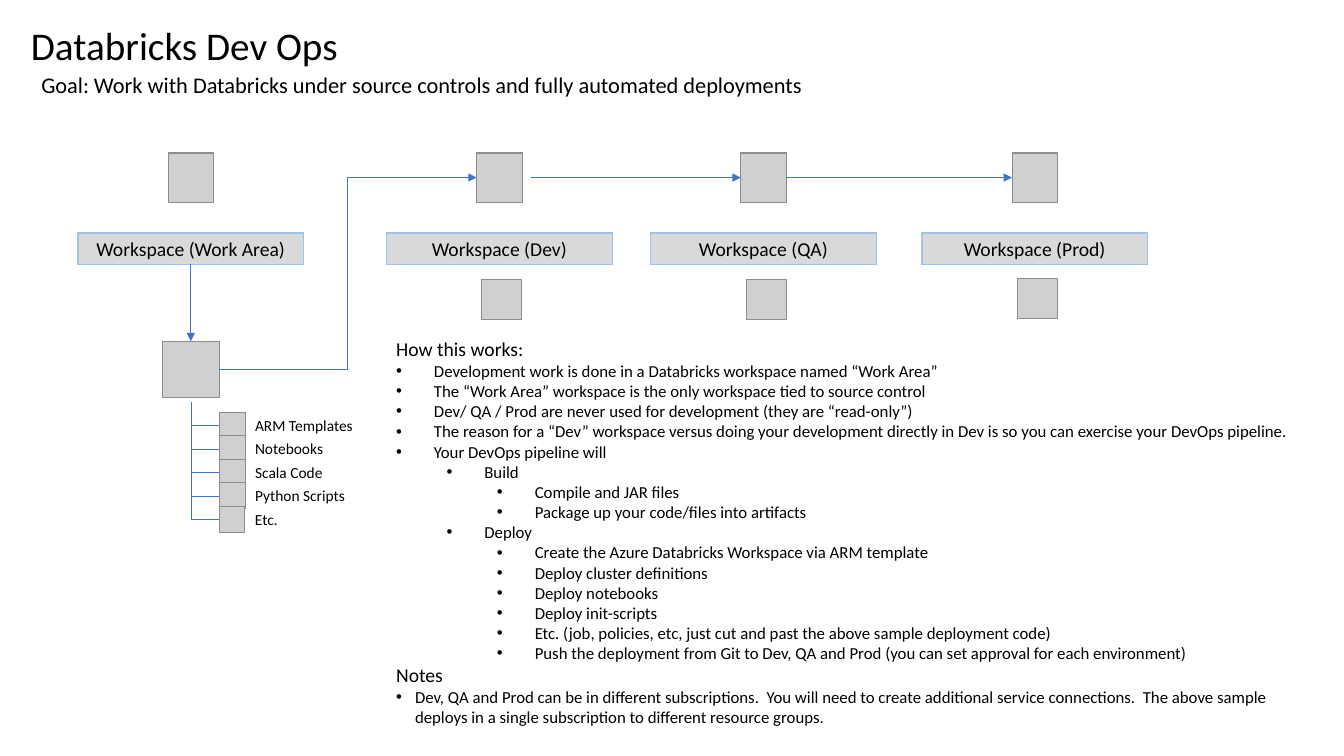
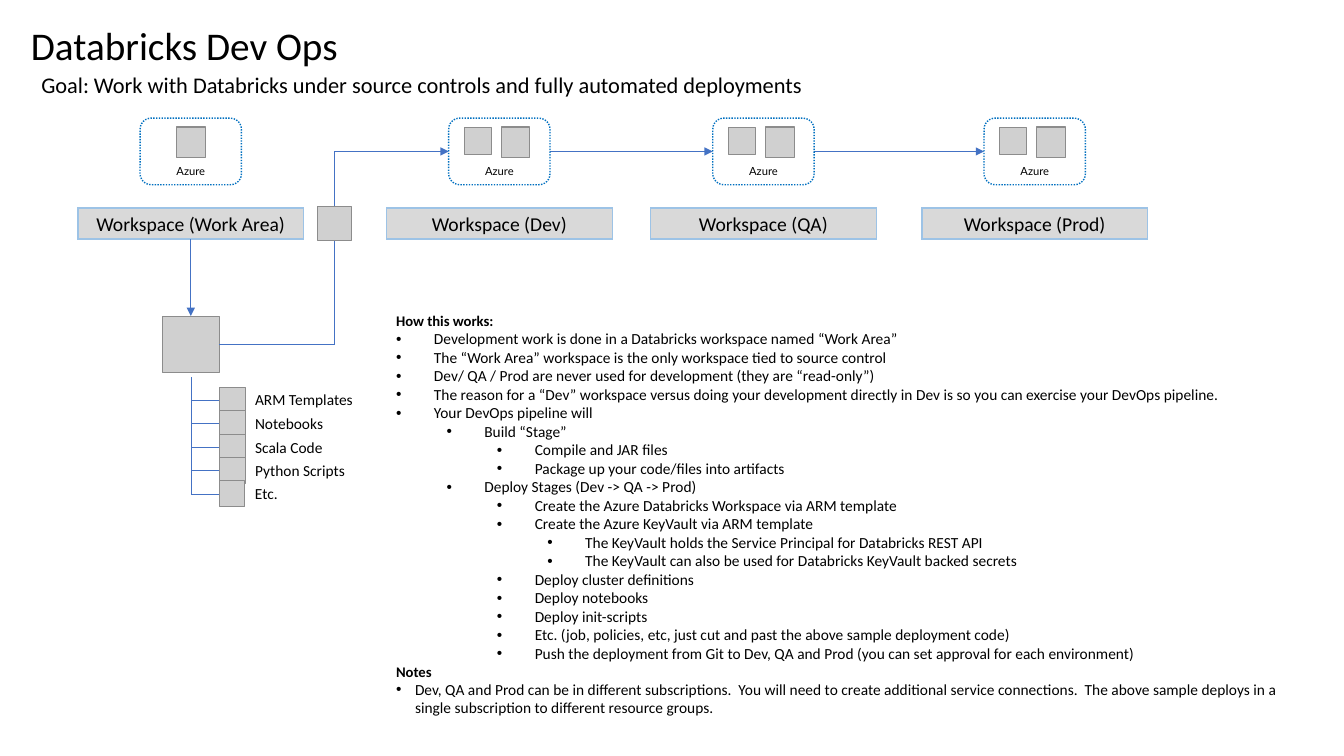
Before and after one commit to AdamPaternostro/Azure-Databricks-Dev-Ops, a slide deck: slide 1 of Databricks Dev Ops.pptx. Drawn at 1344x756 pixels with LibreOffice and Linux fonts; fonts in the diff are those of the drawing; grey boxes stand for pictures. Boxes give left, top, right and bottom in pixels: in the first picture for what was removed or moved away, otherwise in the second. Text is boxed around its words. In the diff, an @@ line names an element or a change of style, - is before the commit and + after.

Commit message:
Updates to pipeline for Mode

```diff
--- a/Databricks Dev Ops.pptx
+++ b/Databricks Dev Ops.pptx
@@ rounded rectangle added at [140,118,242,185], outline #0070C0 1 pt dashed @@
@@ rounded rectangle added at [449,118,551,185], outline #0070C0 1 pt dashed @@
@@ rounded rectangle added at [713,118,815,185], outline #0070C0 1 pt dashed @@
@@ rounded rectangle added at [984,118,1086,185], outline #0070C0 1 pt dashed @@
@@ picture: place and size @@
-picture at [168,153,214,203]
+picture at [176,127,205,158]
@@ picture: place and size @@
-picture at [482,280,522,321]
+picture at [465,128,492,155]
@@ picture: place and size @@
-picture at [477,153,522,203]
+picture at [501,127,529,158]
@@ picture: place and size @@
-picture at [746,280,786,321]
+picture at [729,128,756,155]
@@ picture: place and size @@
-picture at [741,153,786,203]
+picture at [766,127,795,158]
@@ picture: place and size @@
-picture at [1018,278,1059,319]
+picture at [1000,128,1027,155]
@@ picture: place and size @@
-picture at [1012,153,1058,203]
+picture at [1037,127,1066,158]
@@ text added at [176,167,205,175], 8 pt, text #000000 @@
+Azure
@@ elbow arrow moved from (219, 370) - (477, 177) to (219, 345) - (449, 151) @@
@@ text added at [485,167,514,175], 8 pt, text #000000 @@
+Azure
@@ arrow moved from (531, 177) - (741, 177) to (551, 151) - (713, 151) @@
@@ text added at [749,167,778,175], 8 pt, text #000000 @@
+Azure
@@ arrow moved from (786, 177) - (1012, 177) to (815, 151) - (984, 151) @@
@@ text added at [1020,167,1049,175], 8 pt, text #000000 @@
+Azure
@@ picture added at [318,207,351,240] @@
@@ text "How this works:": place and size @@
-text "How this works:" at [396,342,1286,726]
+text "How this works:" at [396,315,1276,716]
@@ text at [396,315,1276,716]: size 14 to 10.5 pt, bold on in "How this works:", "Notes"; size 12 to 11 pt in "Development work is done in a Databricks ...", "The “Work Area” workspace is the only ...", "Dev/ QA / Prod are never used ...", "The reason for a “Dev” workspace versus ..." and 10 more places @@
@@ 6 pictures, 5 texts, 5 elbow lines, 4 rectangles, 1 arrow: place and size @@
-6 pictures, 5 texts, 5 elbow lines, 4 rectangles, 1 arrow at [78,233,1148,532]
+6 pictures, 5 texts, 5 elbow lines, 4 rectangles, 1 arrow at [78,208,1148,507]
@@ text at [484,426,566,440]: text changed; size 12 to 11 pt @@
-  • Build
+  • Build “Stage”
@@ text at [484,481,696,495]: text changed; size 12 to 11 pt @@
-  • Deploy
+  • Deploy Stages (Dev -> QA -> Prod)
@@ text at [535,518,1017,569]: paragraphs added @@
+    • Create the Azure KeyVault via ARM template
+      • The KeyVault holds the Service Principal for Databricks REST API
+      • The KeyVault can also be used for Databricks KeyVault backed secrets
```
Also in this commit, not shown: 2 other slides changed, 3 other files.
